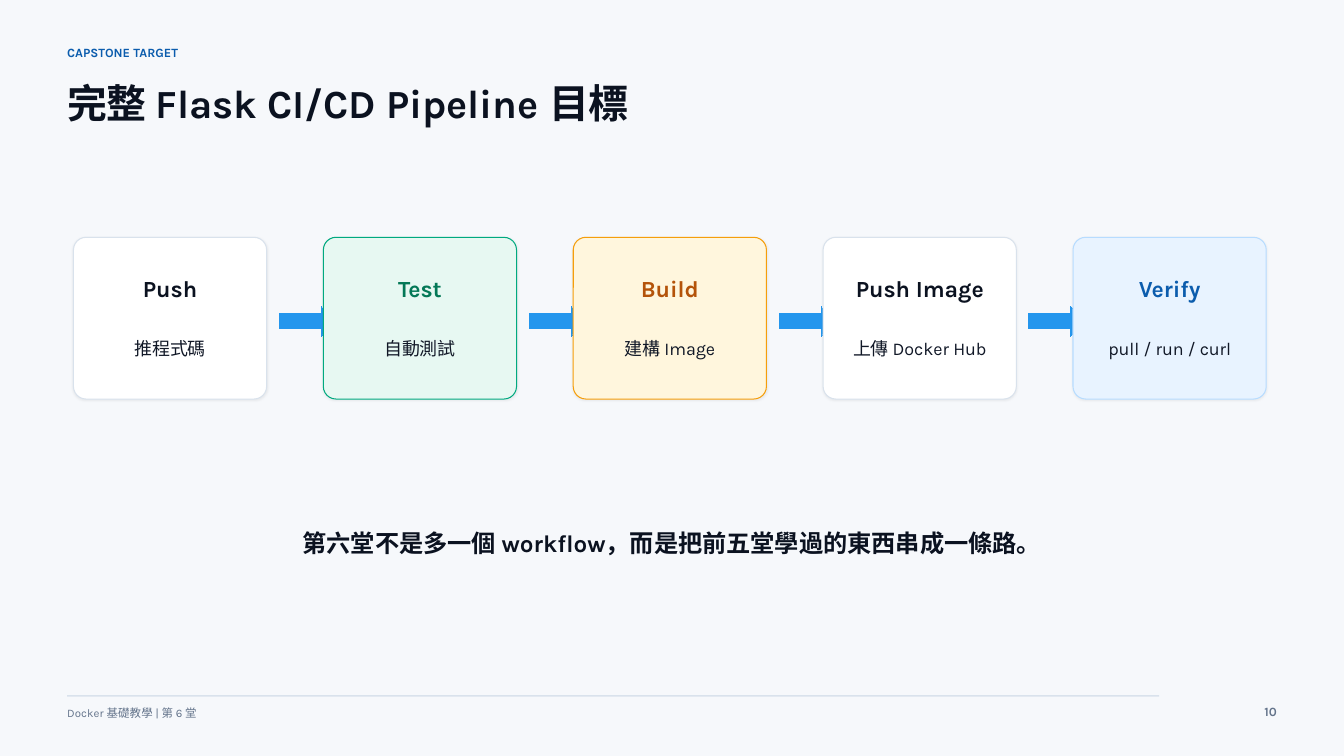
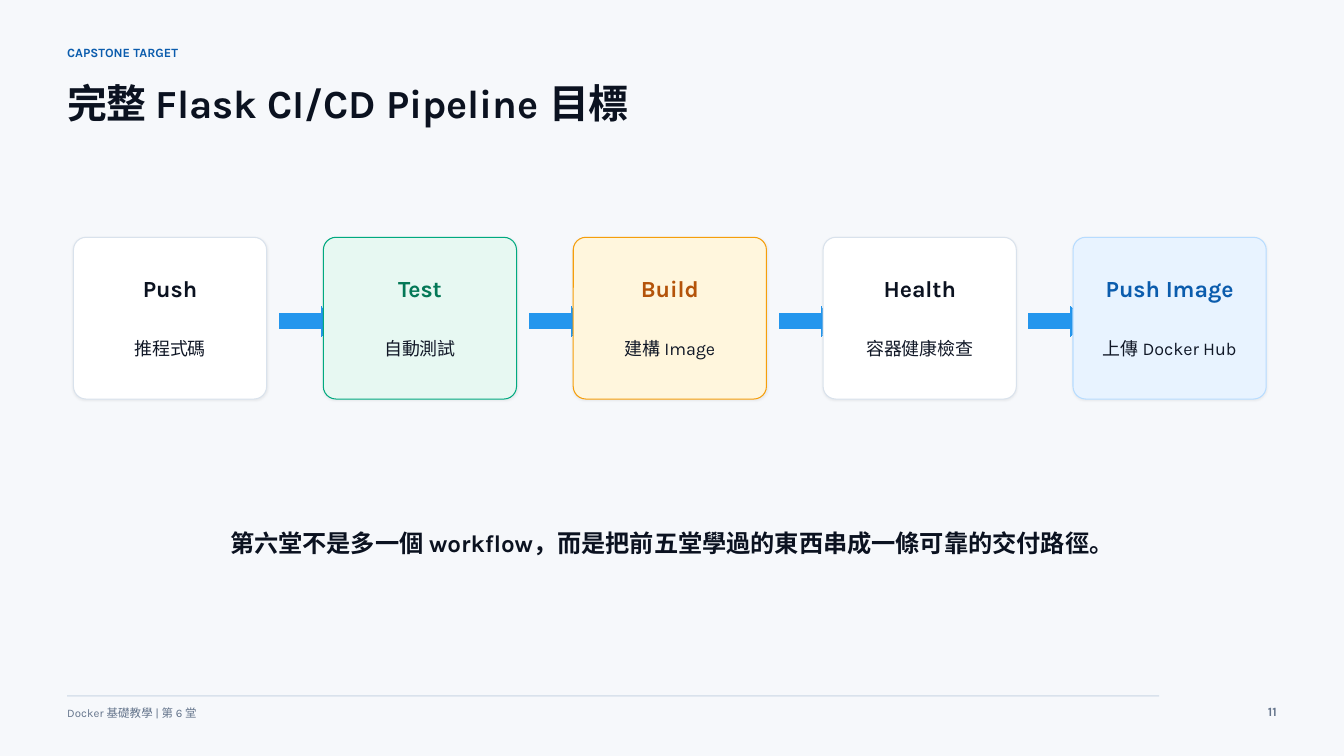
Before and after one commit to lalalalaluk/docker-practice, a slide deck: slide 11 of slides/docker-session6-github-actions-advanced.pptx (slide 10 before the commit). Drawn at 1344x756 pixels with LibreOffice and Linux fonts; fonts in the diff are those of the drawing. Boxes give left, top, right and bottom in pixels: in the first picture for what was removed or moved away, otherwise in the second. Text is boxed around its words. In the diff, an @@ line names an element or a change of style, - is before the commit and + after.

Commit message:
Update Docker course slide code appendices

```diff
--- a/slides/docker-session6-github-actions-advanced.pptx
+++ b/slides/docker-session6-github-actions-advanced.pptx
@@ text at (x1=884, y1=281, x2=956, y2=298): text changed @@
-Push Image
+Health
@@ text at (x1=1106, y1=281, x2=1234, y2=303): text changed @@
-Verify
+Push Image
@@ text at (x1=866, y1=340, x2=973, y2=357): text changed @@
-上傳 Docker Hub
+容器健康檢查
@@ text at (x1=1103, y1=340, x2=1236, y2=357): text changed @@
-pull / run / curl
+上傳 Docker Hub
@@ text at (x1=230, y1=531, x2=1113, y2=555): text changed @@
-第六堂不是多一個 workflow，而是把前五堂學過的東西串成一條路。
+第六堂不是多一個 workflow，而是把前五堂學過的東西串成一條可靠的交付路徑。
@@ text at (x1=1268, y1=708, x2=1277, y2=716): text changed @@
-10
+11
```
Also in this commit, not shown: 25 other slides changed, 41 slides added, 6 slides removed, 4 other files.
